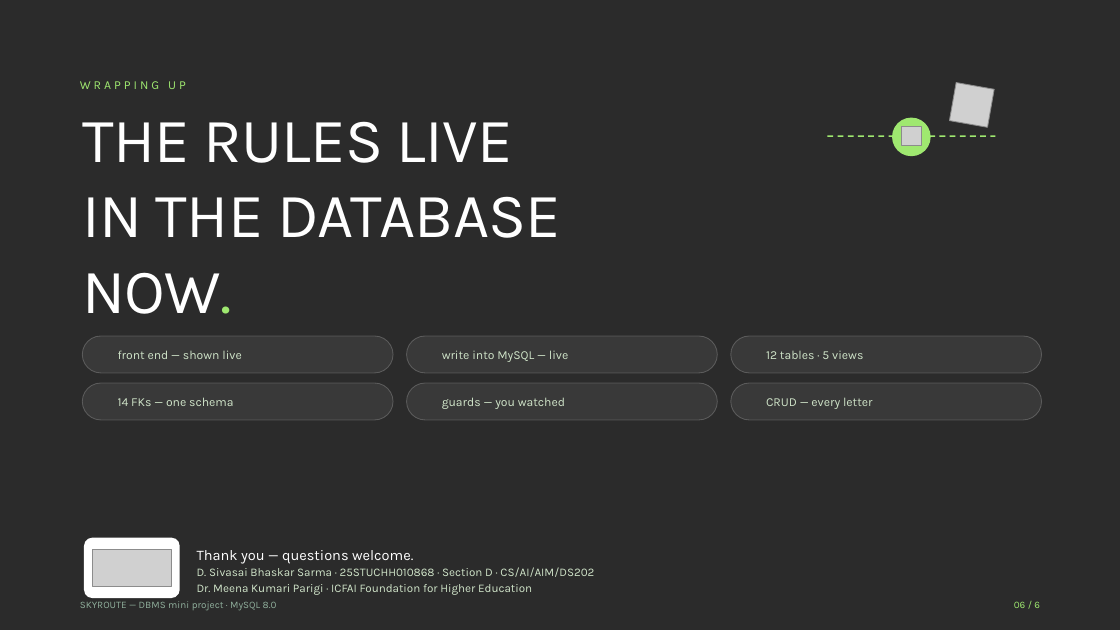
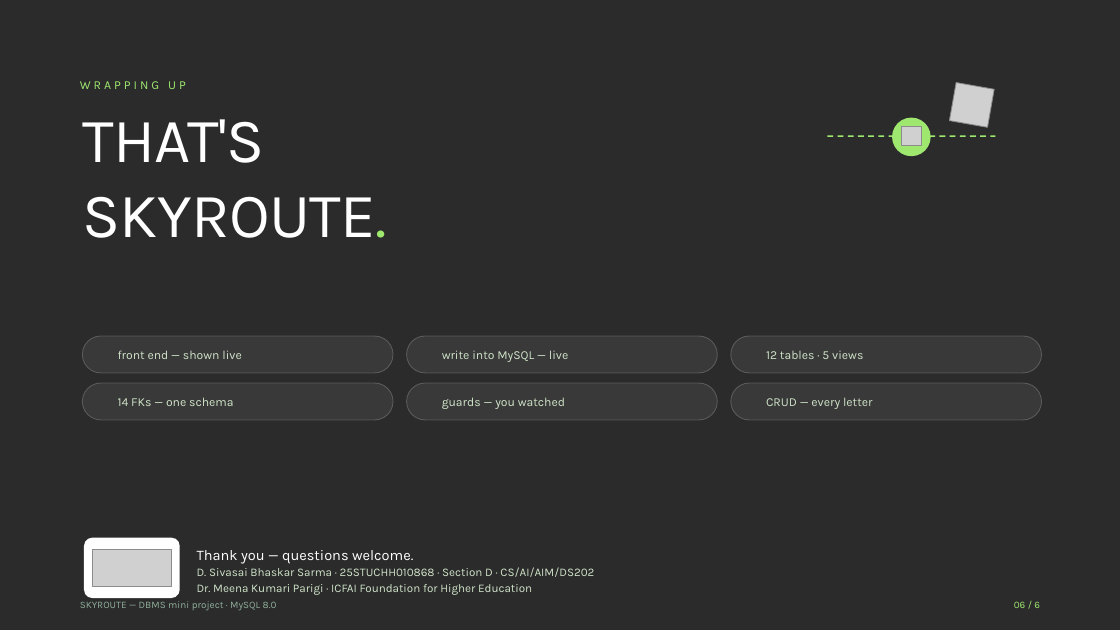
Before and after one commit to Bhaskar-1818/skyroute-dbms-python, a slide deck: slide 6 of dbms/docs/report/SkyRoute_Presentation.pptx. Drawn at 1120x630 pixels with LibreOffice and Linux fonts; fonts in the diff are those of the drawing; grey boxes stand for pictures; background and template pictures are left out; a plain dark background stands for a picture behind light text. Boxes give left, top, right and bottom in pixels: in the first picture for what was removed or moved away, otherwise in the second. Text is boxed around its words. In the diff, an @@ line names an element or a change of style, - is before the commit and + after.

Commit message:
Closing slide reads THAT'S SKYROUTE (drop the tagline)

```diff
--- a/dbms/docs/report/SkyRoute_Presentation.pptx
+++ b/dbms/docs/report/SkyRoute_Presentation.pptx
@@ text at (x1=82, y1=119, x2=387, y2=238): text changed @@
-THE RULES LIVE
-IN THE DATABASE
-NOW.
+THAT'S
+SKYROUTE.
```
